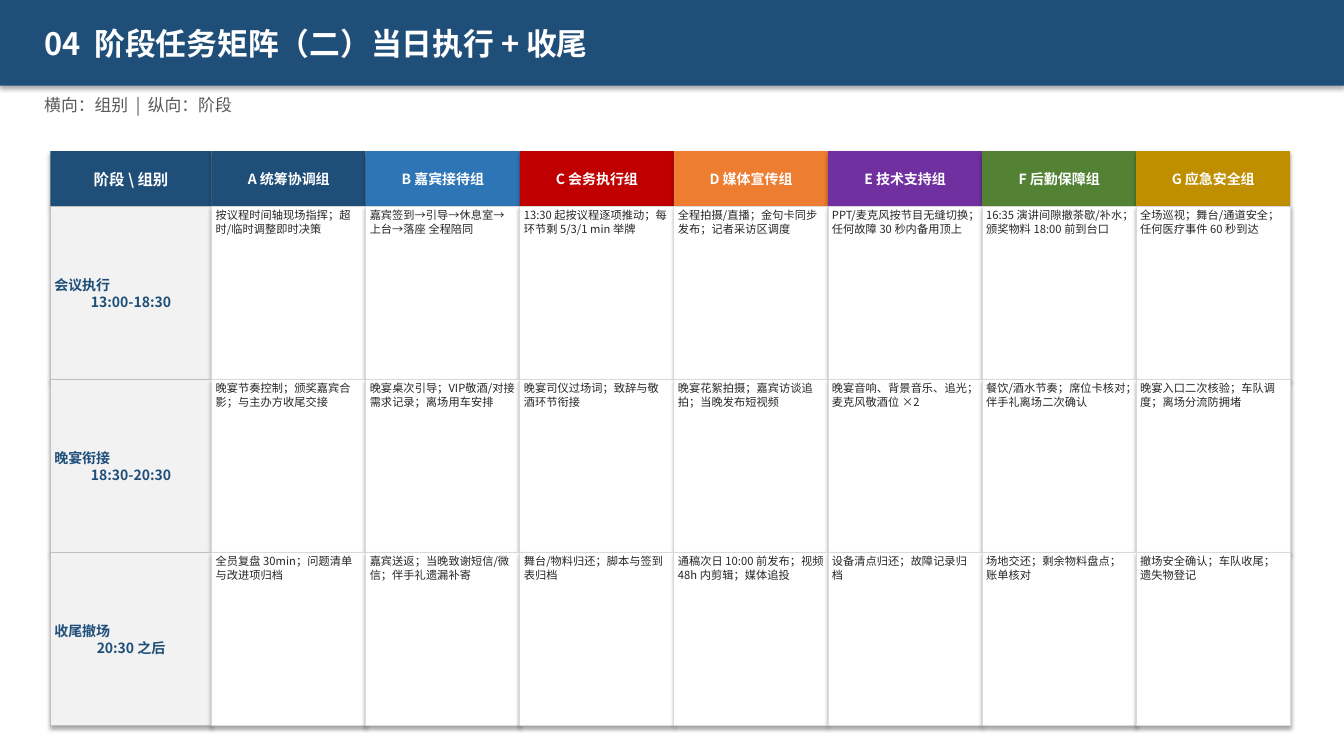
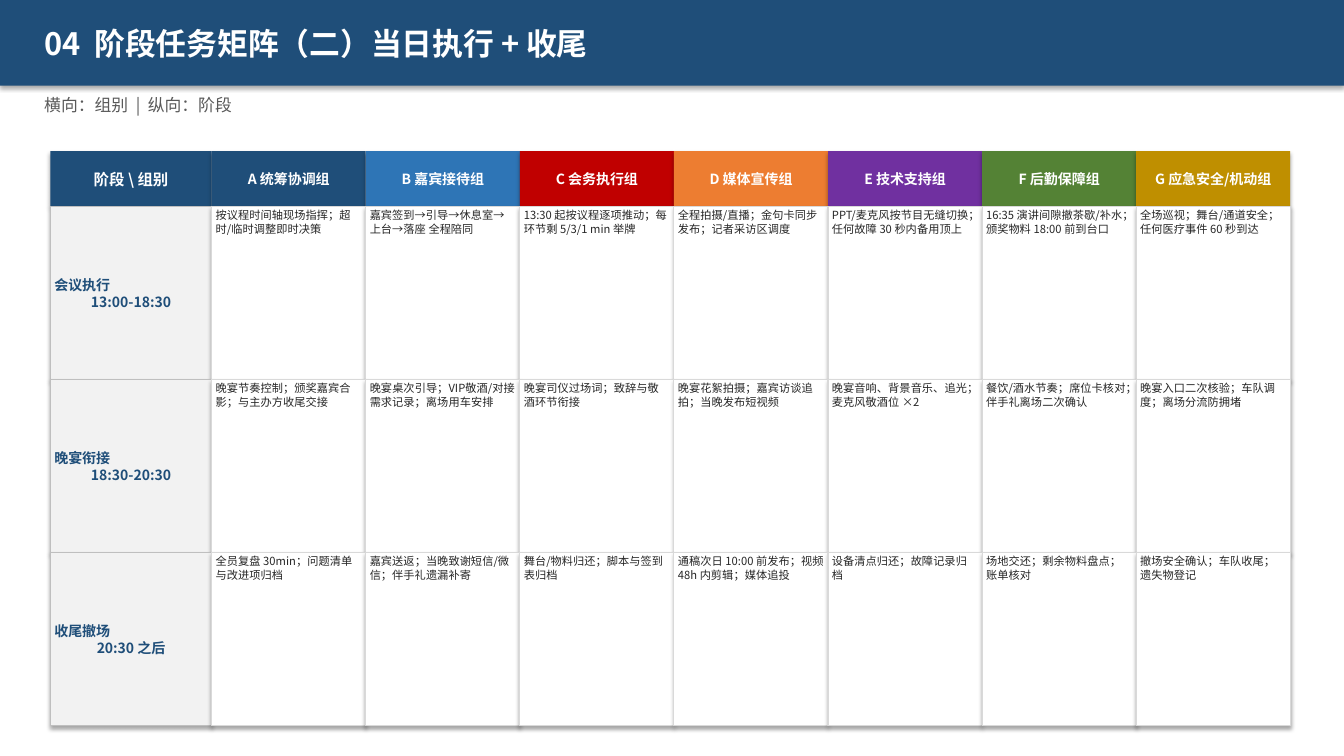
Before and after one commit to hujigang2010-maker/AIDEN, a slide deck: slide 21 of 2026峰会_志愿者分工方案.pptx (slide 20 before the commit). Drawn at 1344x756 pixels with LibreOffice and Linux fonts; fonts in the diff are those of the drawing. Boxes give left, top, right and bottom in pixels: in the first picture for what was removed or moved away, otherwise in the second. Text is boxed around its words. In the diff, an @@ line names an element or a change of style, - is before the commit and + after.

```diff
--- a/2026峰会_志愿者分工方案.pptx
+++ b/2026峰会_志愿者分工方案.pptx
@@ text in rectangle at (1155,172,1271,187): text changed @@
-G 应急安全组
+G 应急安全/机动组
```
Also in this commit, not shown: 14 other slides changed, 1 slide added, 2 other files.
